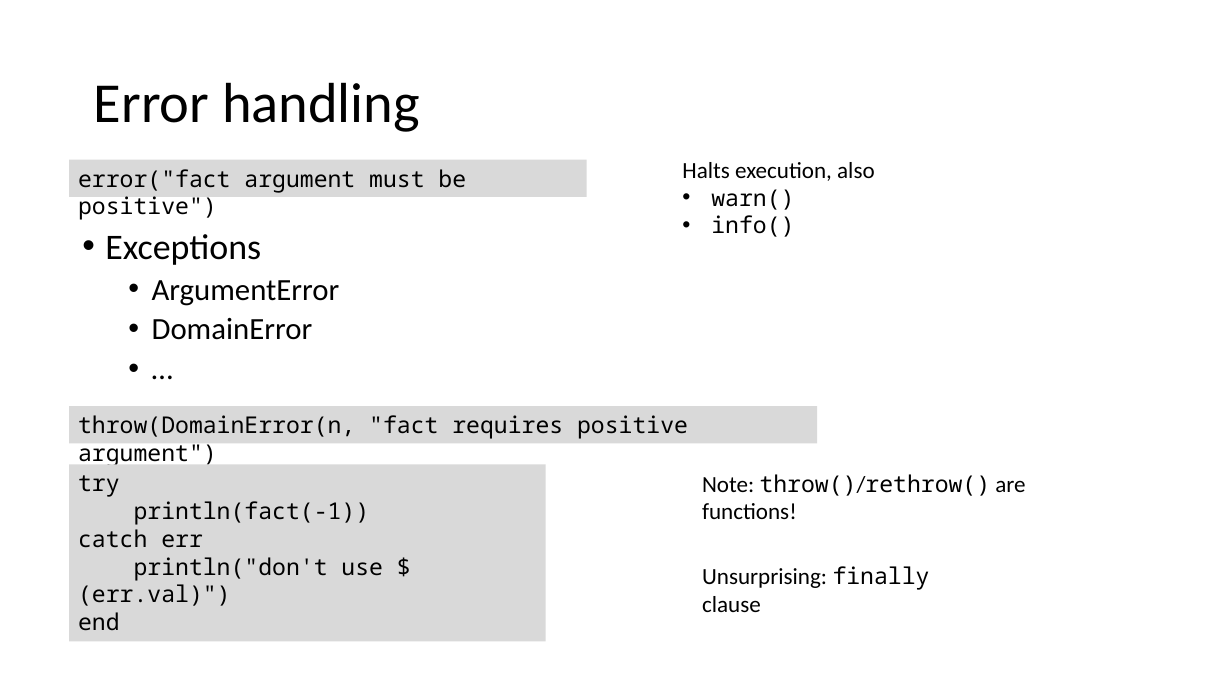
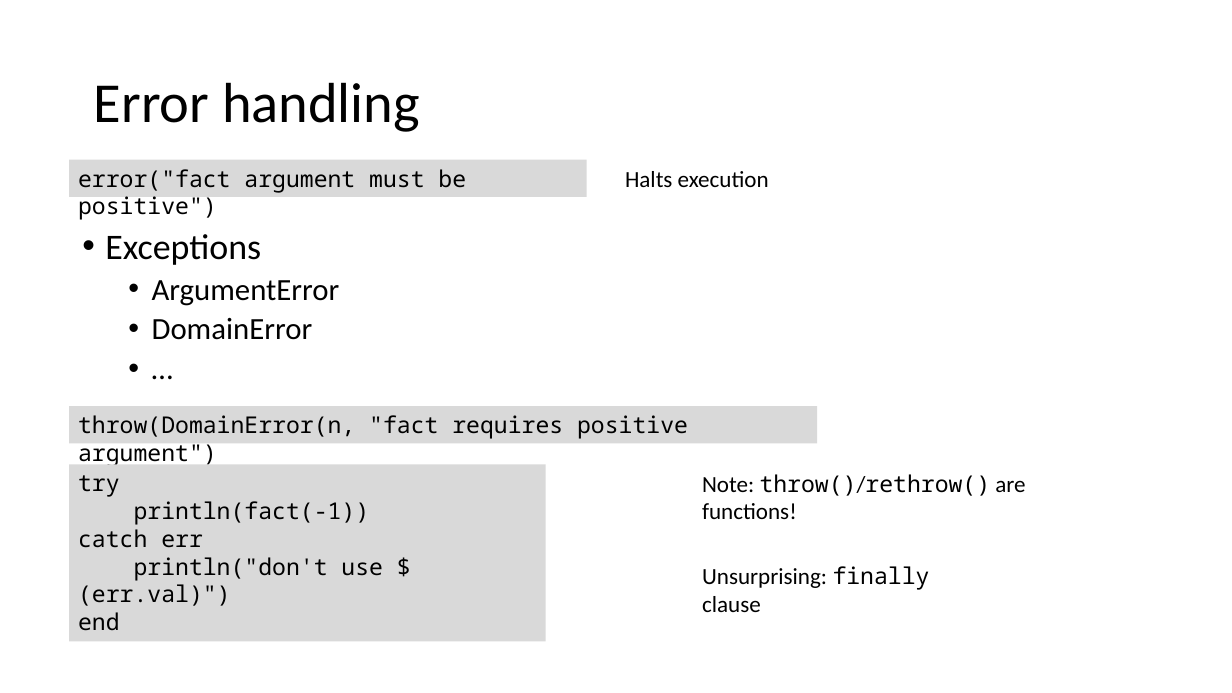
Before and after one commit to gjbex/Julia_good_bad_ugly, a slide deck: slide 8 of Julia,_good_back_ugly.pptx. Drawn at 1232x693 pixels with LibreOffice and Linux fonts; fonts in the diff are those of the drawing. Boxes give left, top, right and bottom in pixels: in the first picture for what was removed or moved away, otherwise in the second. Text is boxed around its words. In the diff, an @@ line names an element or a change of style, - is before the commit and + after.

Commit message:
Omit remark on info() and warn()

```diff
--- a/Julia,_good_back_ugly.pptx
+++ b/Julia,_good_back_ugly.pptx
@@ text at (625,171,769,187): text changed @@
-Halts execution, also
-• warn()
-• info()
+Halts execution
```
